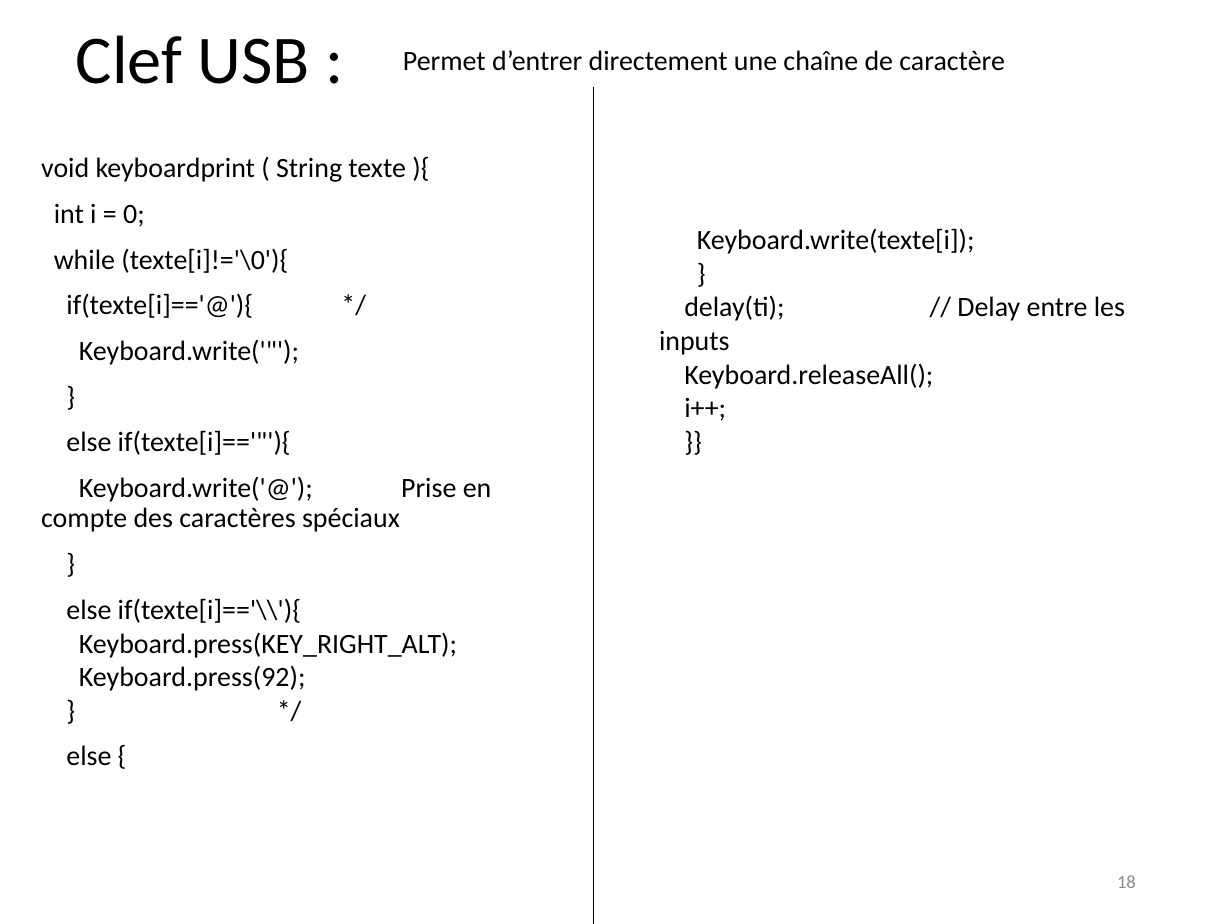
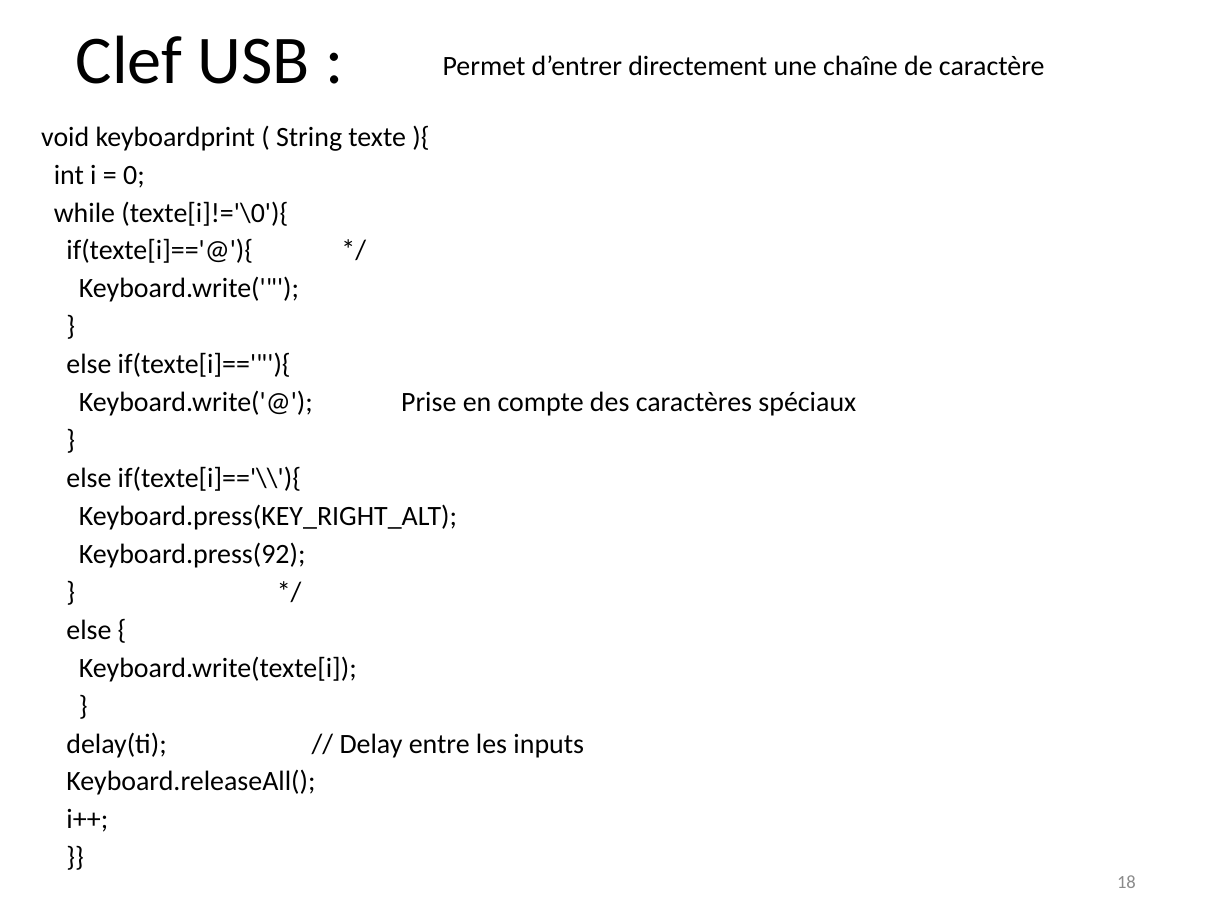
Before and after one commit to rguillomon/IMA3-4_Project, a slide deck: slide 18 of P12(périphUSB).odp. Drawn at 1232x924 pixels with LibreOffice and Linux fonts; fonts in the diff are those of the drawing. Boxes give left, top, right and bottom in pixels: in the first picture for what was removed or moved away, otherwise in the second. Text is boxed around its words. In the diff, an @@ line names an element or a change of style, - is before the commit and + after.

```diff
--- a/P12(périphUSB).odp
+++ b/P12(périphUSB).odp
@@ text "Permet d’entrer directement une chaîne ...": place and size @@
-text "Permet d’entrer directement une chaîne ..." at (403, 50, 1005, 71)
+text "Permet d’entrer directement une chaîne ..." at (443, 55, 1045, 76)
@@ line removed from (594, 87) to (594, 924) @@
@@ subtitle "void keyboardprint ( String texte ...": place and size @@
-subtitle "void keyboardprint ( String texte ..." at (41, 157, 492, 766)
+subtitle "void keyboardprint ( String texte ..." at (41, 126, 856, 832)
@@ subtitle at (41, 126, 856, 640): line spacing 0.9 to 1; less space between paragraphs; more space between paragraphs @@
@@ text removed at (659, 228, 1125, 421) @@
-Keyboard.write(texte[i]);
-}
-delay(ti); // Delay entre les inputs
-Keyboard.releaseAll();
-i++;
-}}
@@ subtitle at (66, 656, 584, 832): paragraphs added @@
+Keyboard.write(texte[i]);
+}
+delay(ti); // Delay entre les inputs
+Keyboard.releaseAll();
+i++;
+}}
```
Also in this commit, not shown: 5 other slides changed, 1 slide removed.
